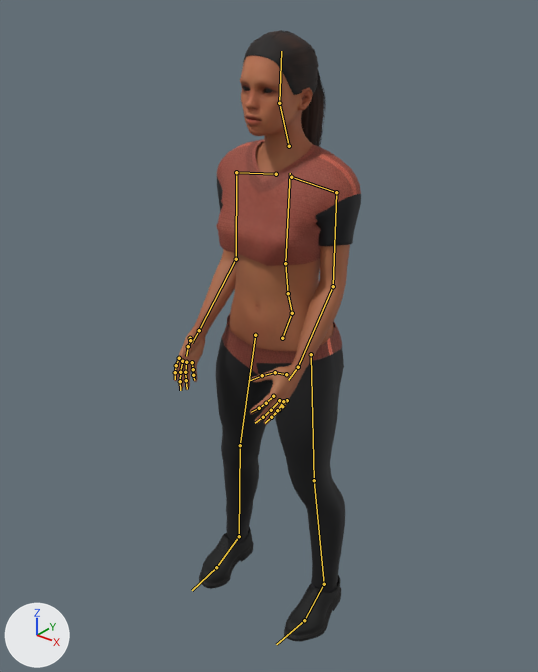
The glTF model public/models/npcs/rosebank-athlete.glb: old version first, new version second.
One viewpoint serves both versions: a camera (50 mm lens) standing at (1.134, -1.5, 1.815) and looking at (-0.016, -0.063, 0.924). Every picture has the same lights, and +X, +Y and +Z are marked at lower left. The first picture is the older version. Both versions are drawn at frame 0 of the action 'idle'; the numbers are the values there. The bones that change, and the others that lie on the model, are drawn over the model as lines.

Objects in the first picture: 'HairShoesMesh', 'OutfitMesh', 'SkinMesh' and 1 more.
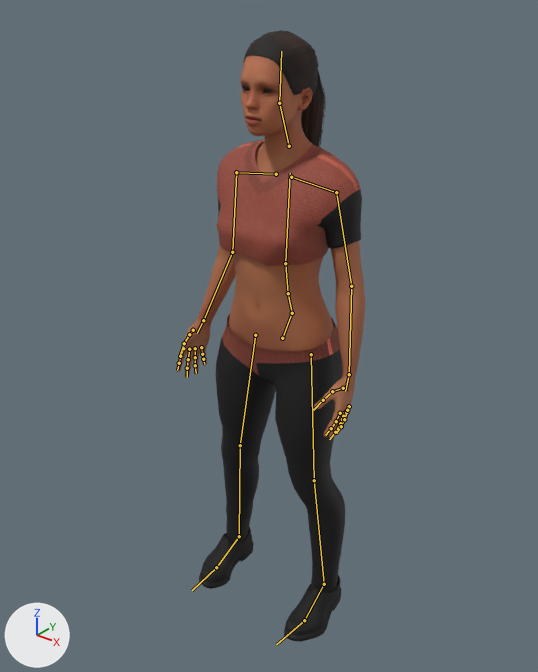
Where the change shows, as pixel boxes (x1, y1, x2, y2) in the pictures (538 x 672 px):
'OutfitMesh', posed: before (216, 139, 361, 589); after (216, 139, 362, 589)
'SkinMesh', posed (7% wider): before (174, 56, 350, 425); after (176, 56, 365, 440)
bone 'UpperArm_L', root to tip: before (336, 192) to (333, 286); after (336, 192) to (351, 286)
bone 'LowerArm_L', root to tip: before (333, 286) to (298, 367); after (351, 286) to (349, 374)
bone 'UpperArm_R', root to tip: before (236, 172) to (236, 259); after (236, 172) to (232, 252)
bone 'LowerArm_R', root to tip: before (236, 259) to (199, 330); after (232, 252) to (203, 320)

What changed in the scene script:
```text
Change bone_upperarm_l:
    where bone_upperarm_l = bpy.data.objects['Npc_rosebank-athlete'].pose.bones['UpperArm_L']  # child of 'clavicle_l'
    bone_upperarm_l.rotation_quaternion: (0.936, 0.0, 0.0, -0.352) -> (0.957, -0.07, -0.098, -0.264)  # degrees (0, 0, -41) -> degrees (-5, -13, -30)
Change bone_lowerarm_l:
    where bone_lowerarm_l = bpy.data.objects['Npc_rosebank-athlete'].pose.bones['LowerArm_L']  # child of 'UpperArm_L'
    bone_lowerarm_l.rotation_quaternion: (1.0, 0.0, 0.0, 0.0) -> (0.985, -0.17, -0.022, -0.014)  # degrees (0, 0, 0) -> degrees (-20, -3, -1)
Change bone_upperarm_r:
    where bone_upperarm_r = bpy.data.objects['Npc_rosebank-athlete'].pose.bones['UpperArm_R']  # child of 'clavicle_r'
    bone_upperarm_r.rotation_quaternion: (0.936, 0.0, 0.0, 0.352) -> (0.949, -0.099, 0.141, 0.263)  # degrees (0, 0, 41) -> degrees (-7, 19, 30)
Change bone_lowerarm_r:
    where bone_lowerarm_r = bpy.data.objects['Npc_rosebank-athlete'].pose.bones['LowerArm_R']  # child of 'UpperArm_R'
    bone_lowerarm_r.rotation_quaternion: (1.0, 0.0, 0.0, 0.0) -> (0.988, -0.151, 0.024, 0.016)  # degrees (0, 0, 0) -> degrees (-17, 3, 1)
```
